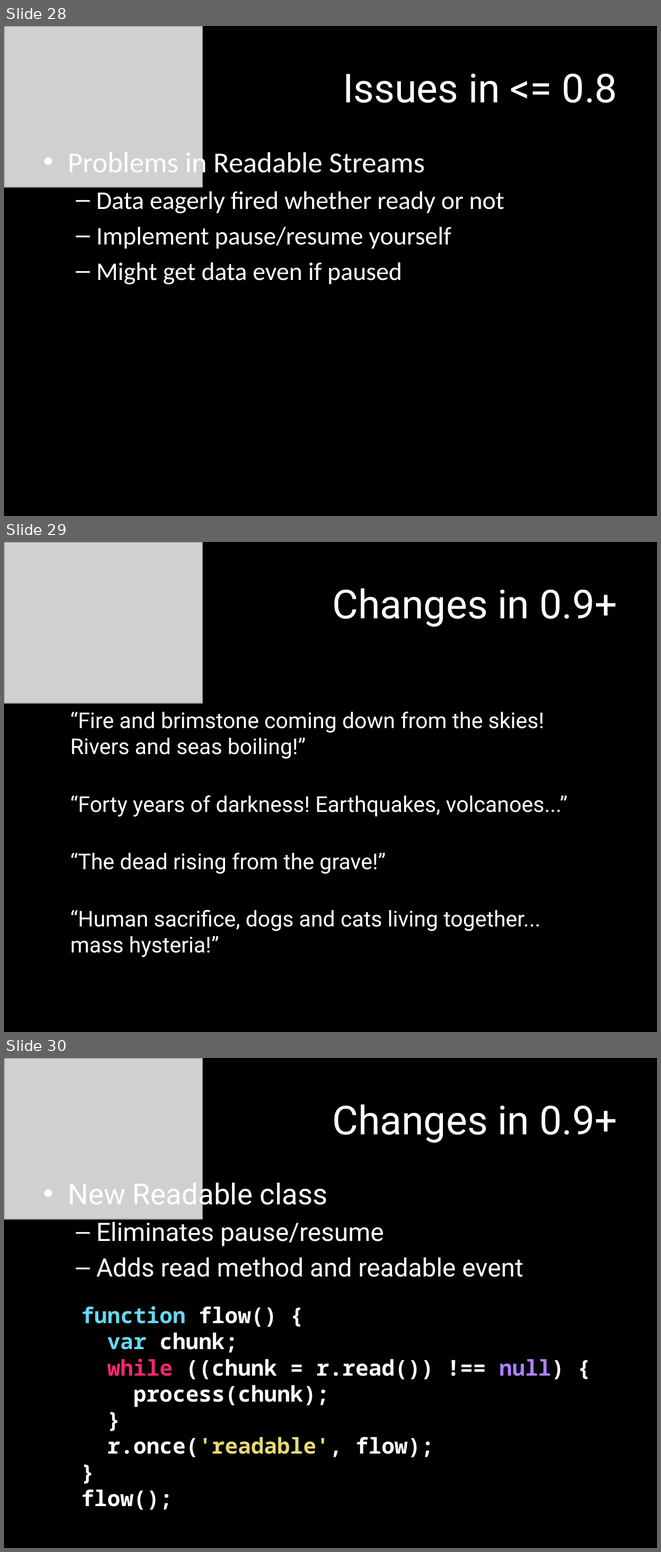
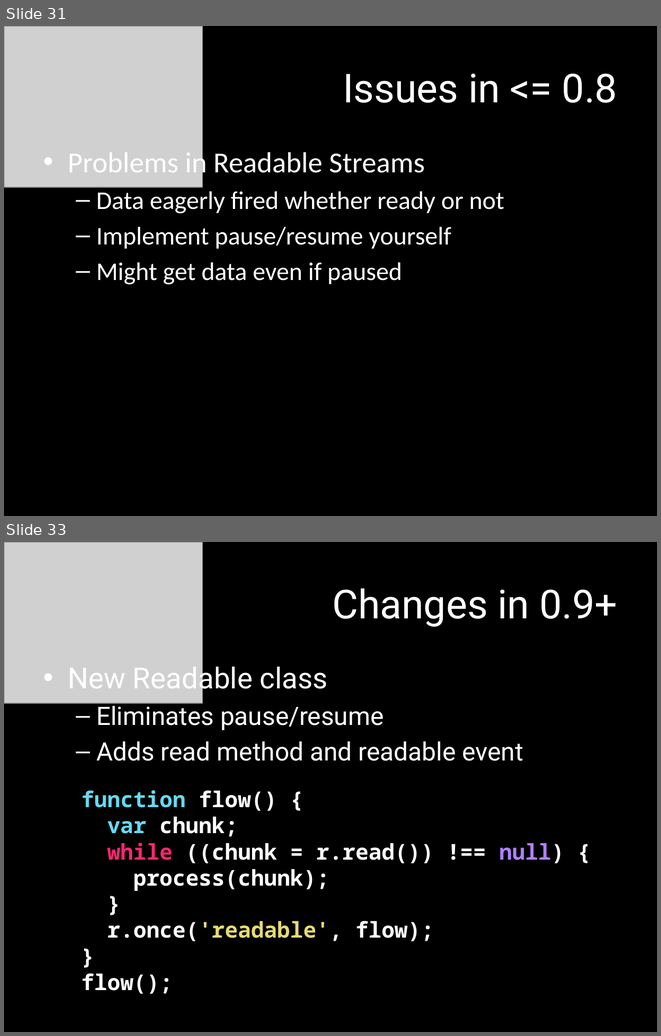
Before and after one commit to mattpodwysocki/SDC2013, a slide deck: SDC2013.pptx. Shown one above the other, each under a label of ours: slides 28, 29 and 30 before the commit, slides 31 and 33 after it; the slides between them are not shown. The pictures are 661x1552 and 661x1036 pixels, drawn with LibreOffice and Linux fonts; fonts in the diff are those of the drawing; grey boxes stand for pictures. Boxes give left, top, right and bottom in pixels: in the first picture for what was removed or moved away, otherwise in the second. Text is boxed around its words. In the diff, an @@ line names an element or a change of style, - is before the commit and + after.

```diff
--- a/SDC2013.pptx
+++ b/SDC2013.pptx
@@ slide 29 removed at (4, 542, 657, 1032), background #000000 @@
@@ picture removed at (4, 542, 203, 703) @@
@@ title removed at (332, 588, 617, 627) @@
-Changes in 0.9+
@@ text removed at (70, 711, 544, 759) @@
-“Fire and brimstone coming down from the skies! Rivers and seas boiling!”
@@ text removed at (70, 795, 568, 817) @@
-“Forty years of darkness! Earthquakes, volcanoes...”
@@ text removed at (70, 852, 386, 874) @@
-“The dead rising from the grave!”
@@ text removed at (70, 909, 540, 957) @@
-“Human sacrifice, dogs and cats living together... mass hysteria!”
@@ what was slide 28 is now slide 31 @@
@@ what was slide 30 is now slide 33 @@
```
Also in this commit, not shown: 1 slide changed, 8 slides added.
